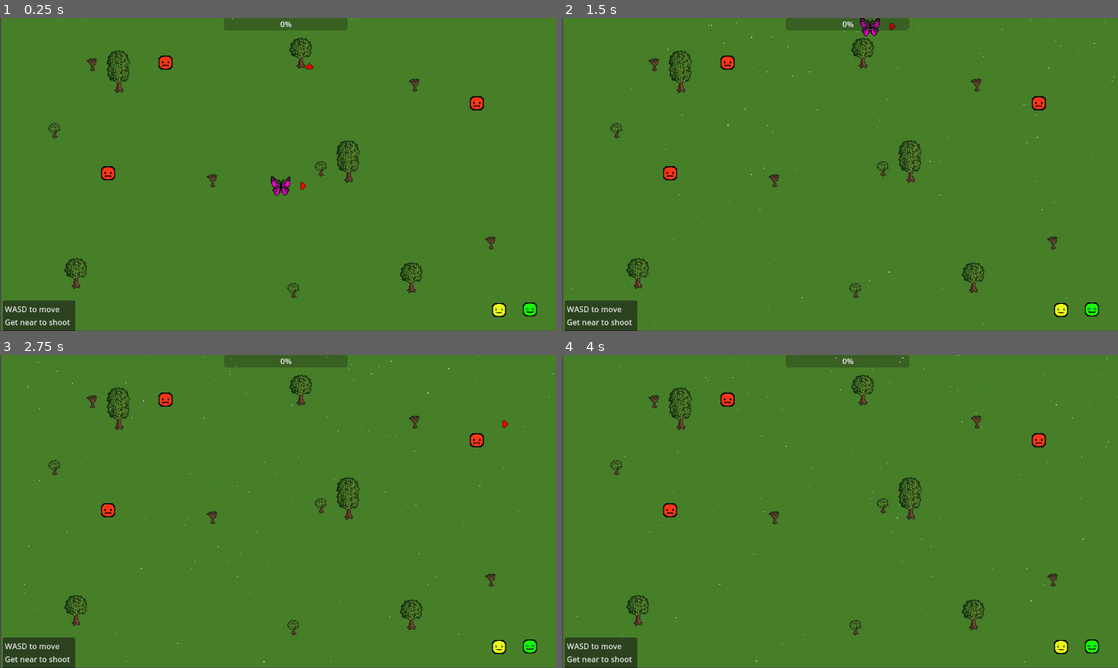
Above: before the commit, frames 1-4 (two rows, left to right).
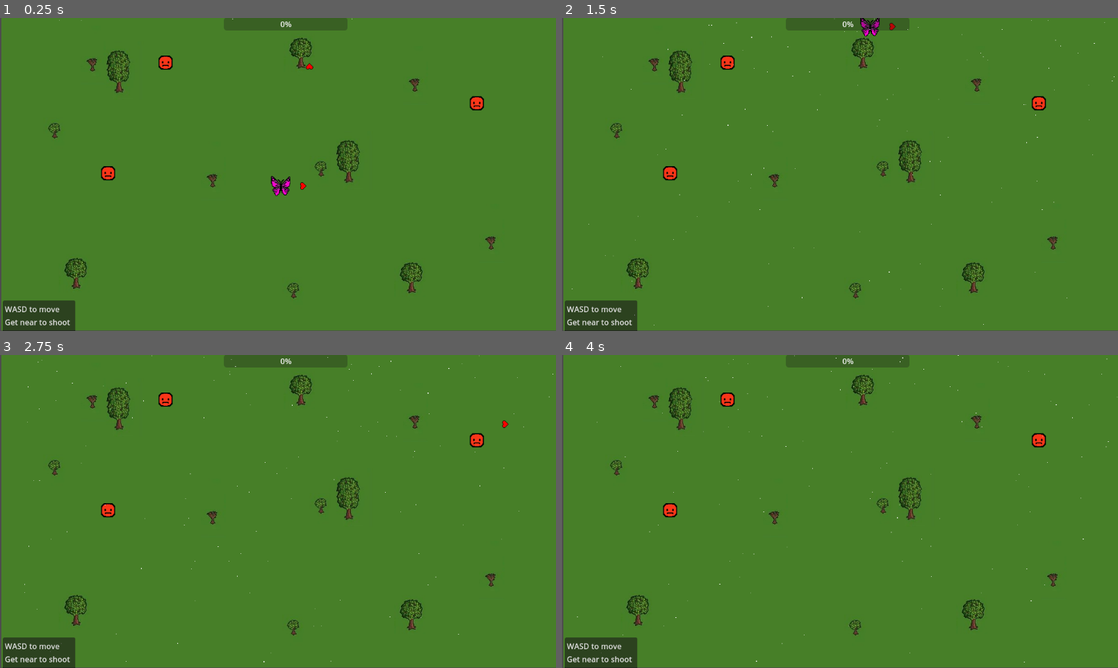
Above: after the commit, the same moments.

Repository: Robertas-Ba/joymakerGame
Game: Godot game, scene res://map.tscn
Two runs of this game, one before a commit and one after it. Both use one fixed random seed, a clock stepped at 60 frames per second and the inputs below.
Inputs:
- Up to frame 1 (0.25 s): no input
- Up to frame 2 (1.5 s): tap Enter at 0.5 s; hold W (move_up) 0.53-1.28 s; tap D (move_rigth) at 0.6, 1.35 s; hold S (move_down) from 1.28 s (still down)
- Up to frame 3 (2.75 s): release S (move_down) at 2.03 s; hold W (move_up) from 2.03 s (still down); tap D (move_rigth) at 2.1 s
- Up to frame 4 (4 s): tap D (move_rigth) at 2.85, 3.6 s; tap Space at 3.5 s; release W (move_up) at 3.53 s; hold A (move_left) from 3.53 s (still down)

The runs differ from the first frame. In frame 1, 0.2% of the frame differs, in the area x 88-97%, y 90-96%; in frame 2, 0.2%; in frame 3, 0.2%; in frame 4, 0.2%.

Commit message:
bads updated
removed bottom rigth bads
and updated the code bads have 4hp now

Diff:
--- a/bads.gd
+++ b/bads.gd
@@ -1,6 +1,6 @@
 extends CharacterBody2D
 
-var health = 3
+var health = 4
 var normal_skin = preload("res://0% mob.png")
 var damaged_skin = preload("res://50% mob.png")
 var full_skin = preload("res://100% mob.png")
@@ -14,8 +14,10 @@
 
 func take_damage():
 	health -= 1
+	if health == 3:
+		$"0_Mob".texture = damaged_skin
 	if health == 2:
-		$"0_Mob".texture = damaged_skin
+		$"0_Mob".texture = full_skin
 
 	if health == 0:
 		queue_free()
--- a/map.tscn
+++ b/map.tscn
@@ -9,8 +9,6 @@
 [ext_resource type="PackedScene" uid="uid://0exsssxg1gbv" path="res://Music.tscn" id="7_71pa8"]
 [ext_resource type="Script" uid="uid://cec31xqr2j6i3" path="res://progress_bar.gd" id="7_gqbix"]
 [ext_resource type="PackedScene" uid="uid://yhnok8taumwn" path="res://rain.tscn" id="8_05x41"]
-[ext_resource type="Texture2D" uid="uid://ccu1kajy1bi17" path="res://100% mob.png" id="10_sb2pt"]
-[ext_resource type="Texture2D" uid="uid://ihslh0e1cx2x" path="res://50% mob.png" id="11_0t07s"]
 
 [sub_resource type="StyleBoxFlat" id="StyleBoxFlat_iw27f"]
 
@@ -103,11 +101,3 @@
 offset_bottom = 652.0
 text = "WASD to move
 Get near to shoot"
-
-[node name="100_Mob" type="Sprite2D" parent="."]
-position = Vector2(1095, 604)
-texture = ExtResource("10_sb2pt")
-
-[node name="50_Mob" type="Sprite2D" parent="."]
-position = Vector2(1031, 605)
-texture = ExtResource("11_0t07s")
Not shown: 1 places in map.tscn that only renumber resources
